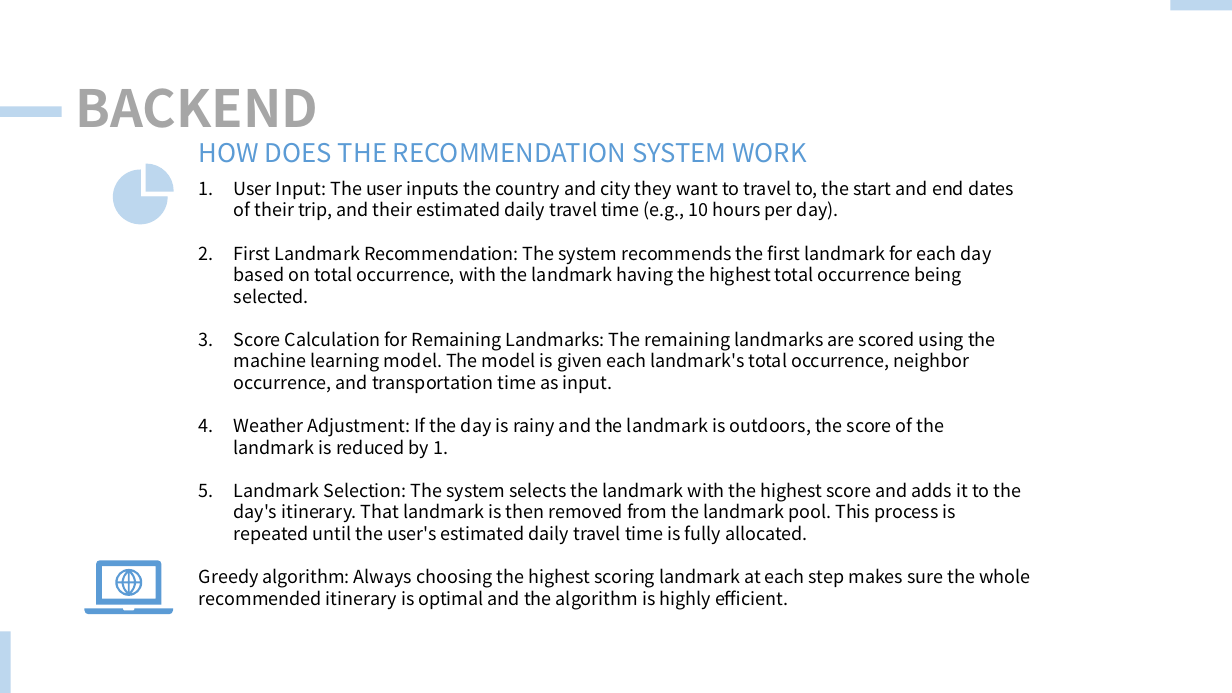
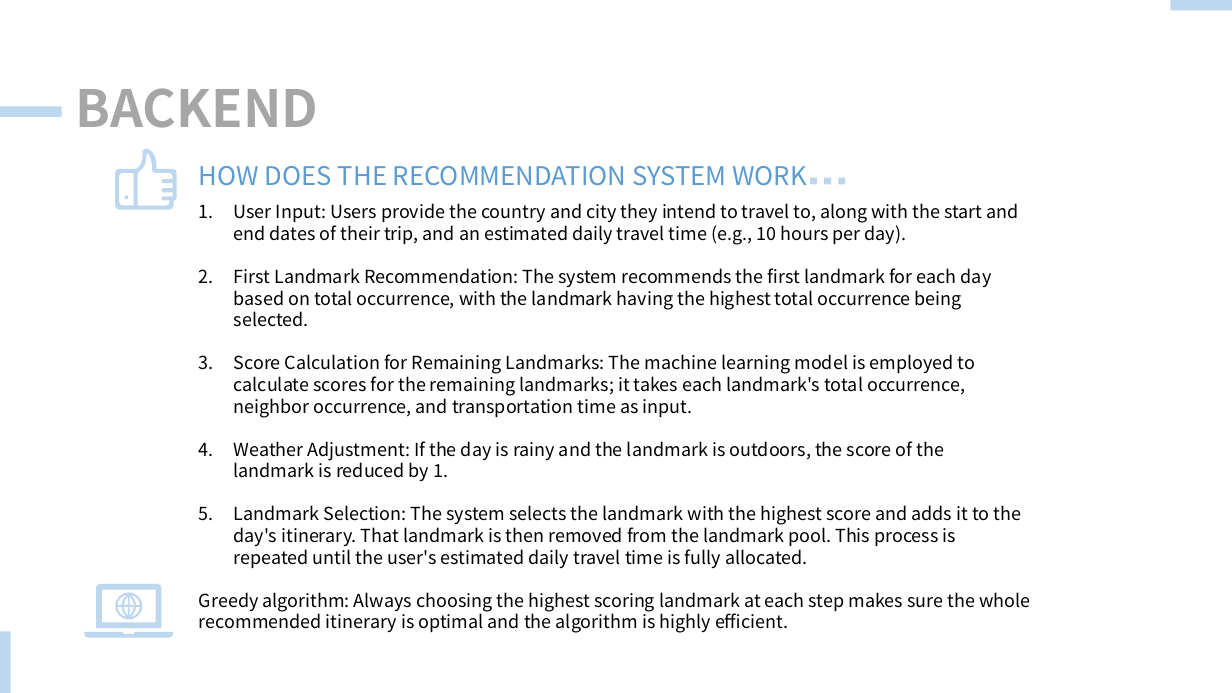
Before and after one commit to 1220780980/TiDB-Hack-Traveling-AI, a slide deck: slide 11 of Presentation.pptx. Drawn at 1232x693 pixels with LibreOffice and Linux fonts; fonts in the diff are those of the drawing. Boxes give left, top, right and bottom in pixels: in the first picture for what was removed or moved away, otherwise in the second. Text is boxed around its words. In the diff, an @@ line names an element or a change of style, - is before the commit and + after.

Commit message:
add weather showning

```diff
--- a/Presentation.pptx
+++ b/Presentation.pptx
@@ freeform shape: place and size @@
-freeform shape at [112,165,174,226]
+freeform shape at [116,148,177,210]
@@ freeform shape at [116,148,177,210]: outline #BDD7EE 1 pt to none @@
@@ rectangle added at [811,177,817,184], fill #BDD7EE @@
@@ rectangle added at [824,177,831,184], fill #BDD7EE @@
@@ rectangle added at [838,177,845,184], fill #BDD7EE @@
@@ text at [234,203,1018,245]: text changed @@
-1. User Input: The user inputs the country and city they want to travel to, the start and end dates of their trip, and their estimated daily travel time (e.g., 10 hours per day).
+1. User Input: Users provide the country and city they intend to travel to, along with the start and end dates of their trip, and an estimated daily travel time (e.g., 10 hours per day).
@@ text at [234,354,975,418]: text changed @@
-3. Score Calculation for Remaining Landmarks: The remaining landmarks are scored using the machine learning model. The model is given each landmark's total occurrence, neighbor occurrence, and transportation time as input.
+3. Score Calculation for Remaining Landmarks: The machine learning model is employed to calculate scores for the remaining landmarks; it takes each landmark's total occurrence, neighbor occurrence, and transportation time as input.
@@ 3 texts, 3 freeform shapes: place and size @@
-3 texts, 3 freeform shapes at [84,143,1030,614]
+3 texts, 3 freeform shapes at [84,166,1030,638]
@@ fill #5B9BD5 to #BDD7EE in 3 elements at [116,592,142,619], [84,632,173,638], [96,584,162,628] @@
```
Also in this commit, not shown: 10 other slides changed, 7 other files.
